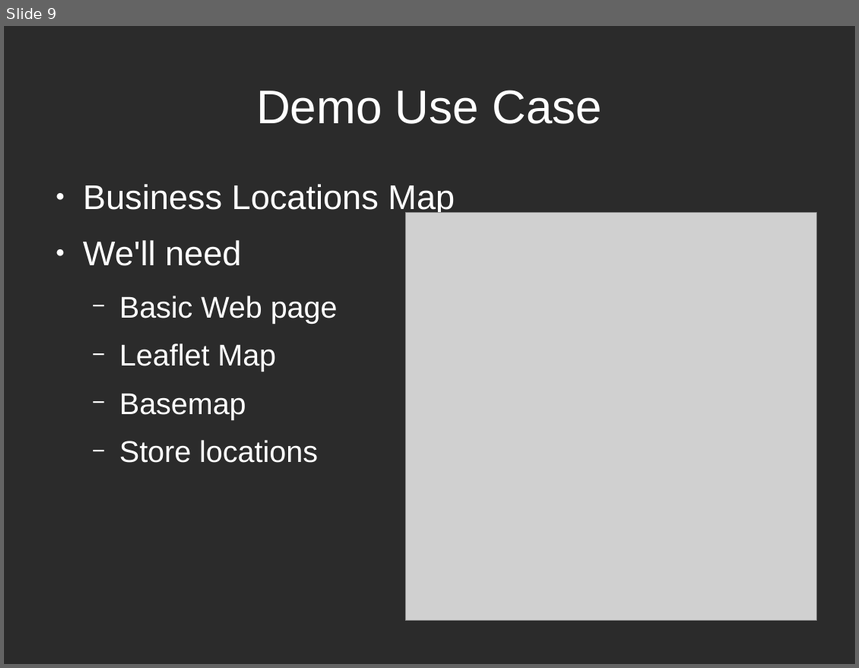
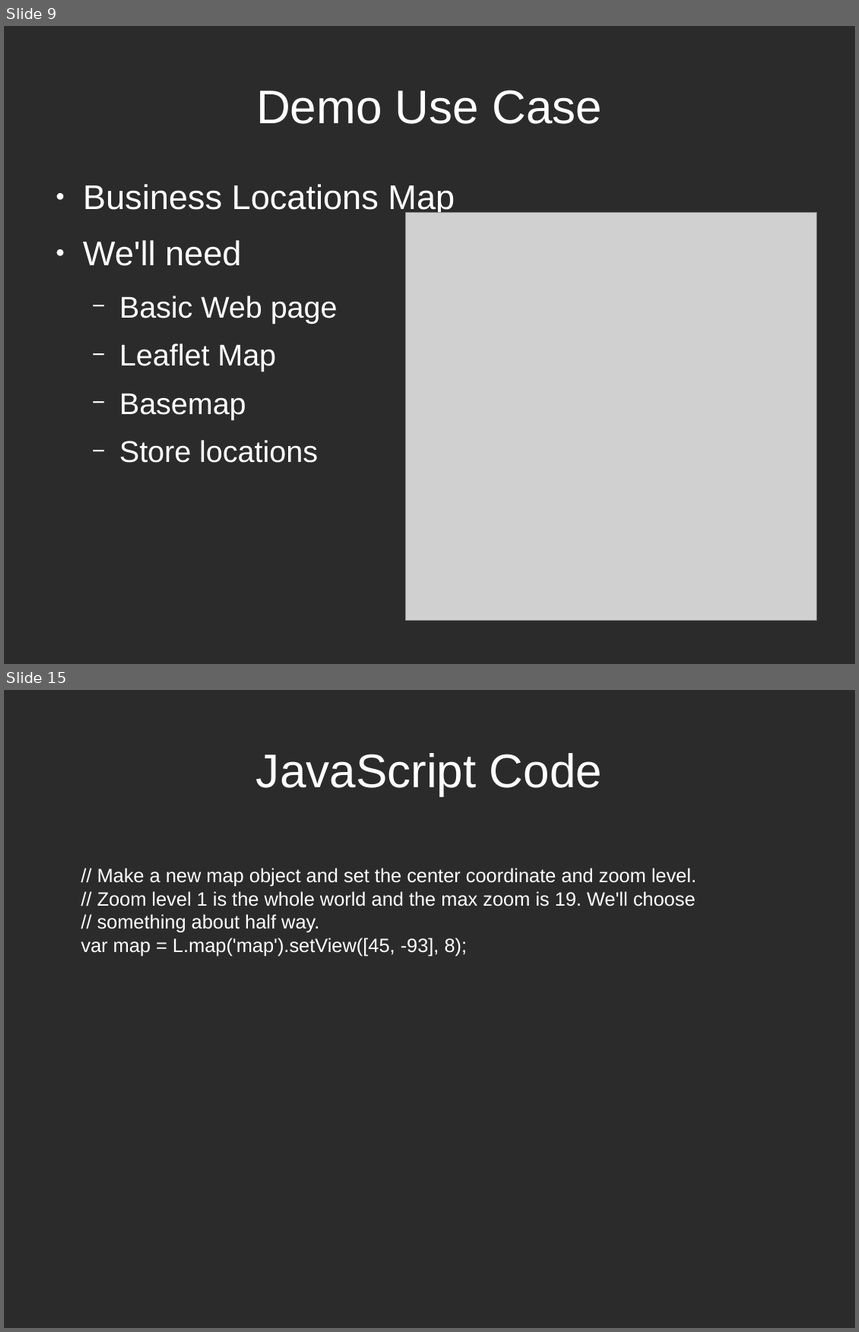
Before and after one commit to stuporglue/leaflet-crash-course, a slide deck: Presentation.odp. Shown one above the other, each under a label of ours: slide 9 before the commit, slides 9 and 15 after it; the slides between them are not shown. The pictures are 859x668 and 859x1332 pixels, drawn with LibreOffice and Linux fonts; fonts in the diff are those of the drawing; grey boxes stand for pictures; background and template pictures are left out; a plain dark background stands for a picture behind light text. Boxes give left, top, right and bottom in pixels: in the first picture for what was removed or moved away, otherwise in the second. Text is boxed around its words. In the diff, an @@ line names an element or a change of style, - is before the commit and + after.

```diff
--- a/Presentation.odp
+++ b/Presentation.odp
@@ slide 15 added at (4,690,855,1328), background picture (left out) @@
@@ title added at (256,753,602,796), 44 pt, text #FFFFFF @@
+JavaScript Code
@@ text added at (81,868,696,956), 18 pt, text #FFFFFF @@
+// Make a new map object and set the center coordinate and zoom level.
+// Zoom level 1 is the whole world and the max zoom is 19. We'll choose
+// something about half way.
+var map = L.map('map').setView([45, -93], 8);
```
Also in this commit, not shown: 2 slides changed, 21 other slides added, 1 slide removed.
